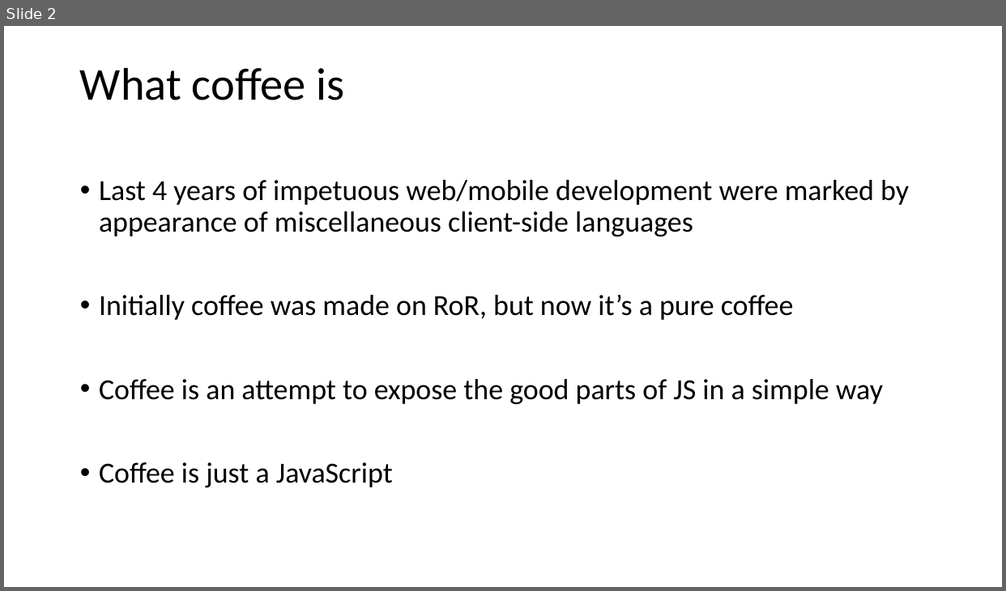
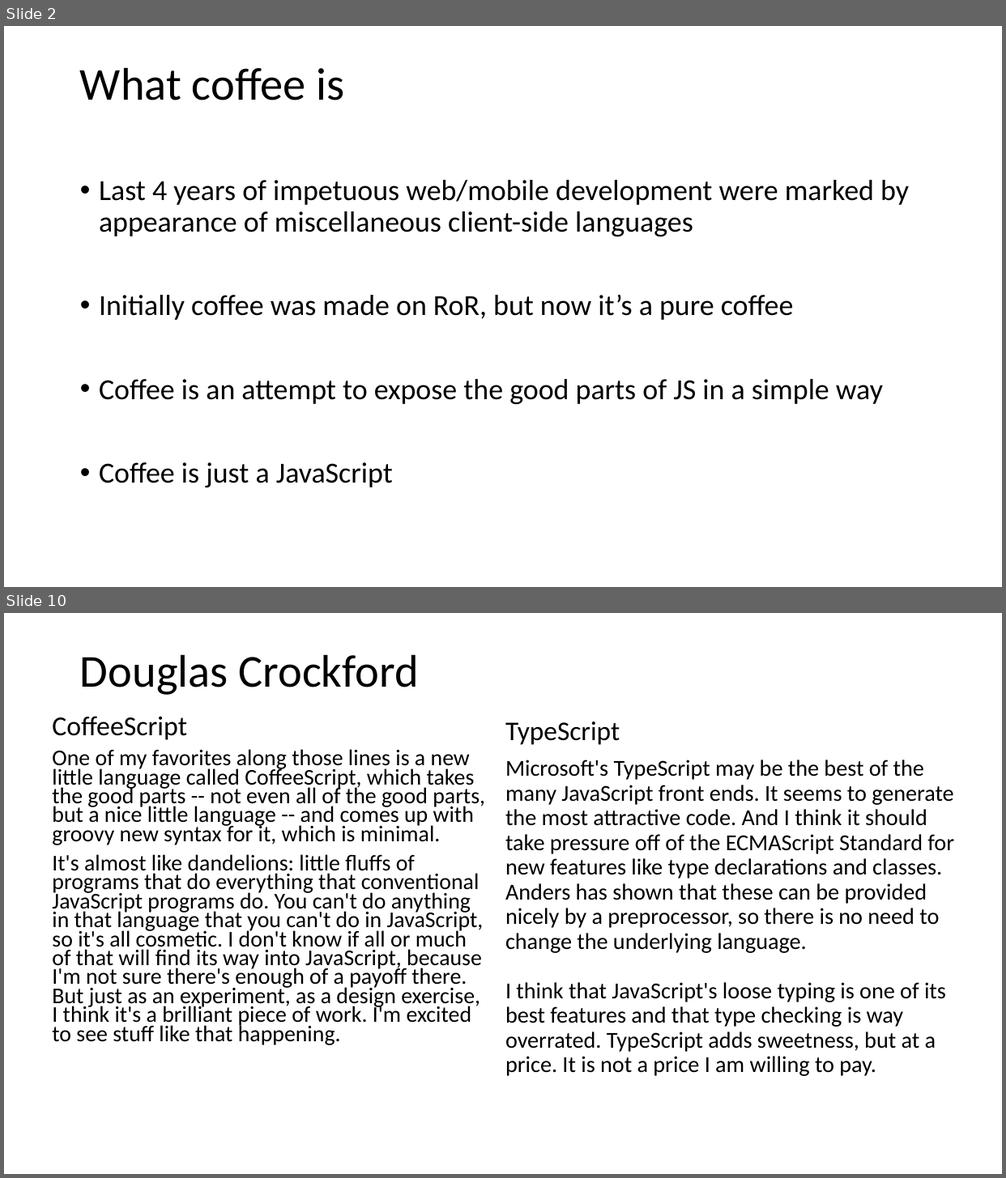
Before and after one commit to vba/presentations, a slide deck: coffeescript/coffeescript.pptx. Shown one above the other, each under a label of ours: slide 2 before the commit, slides 2 and 10 after it; the slides between them are not shown. The pictures are 1006x591 and 1006x1178 pixels, drawn with LibreOffice and Linux fonts; fonts in the diff are those of the drawing. Boxes give left, top, right and bottom in pixels: in the first picture for what was removed or moved away, otherwise in the second. Text is boxed around its words. In the diff, an @@ line names an element or a change of style, - is before the commit and + after.

Commit message:
[coffee] Finalizing a presentation file

```diff
--- a/coffeescript/coffeescript.pptx
+++ b/coffeescript/coffeescript.pptx
@@ slide 10 added at bbox=[4, 613, 1002, 1174], background #FFFFFF @@
@@ title added at bbox=[80, 654, 419, 695], 44 pt, text #000000 @@
+Douglas Crockford
@@ text added at bbox=[52, 716, 485, 1046], 21.7 pt, text #000000 @@
+CoffeeScript
+One of my favorites along those lines is a new little language called CoffeeScript, which takes the good parts -- not even all of the good parts, but a nice little language -- and comes up with groovy new syntax for it, which is minimal.
+It's almost like dandelions: little fluffs of programs that do everything that conventional JavaScript programs do. You can't do anything in that language that you can't do in JavaScript, so it's all cosmetic. I don't know if all or much of that will find its way into JavaScript, because I'm not sure there's enough of a payoff there. But just as an experiment, as a design exercise, I think it's a brilliant piece of work. I'm excited to see stuff like that happening.
@@ text added at bbox=[505, 722, 954, 1076], 22 pt, text #000000 @@
+TypeScript
+Microsoft's TypeScript may be the best of the many JavaScript front ends. It seems to generate the most attractive code. And I think it should take pressure off of the ECMAScript Standard for new features like type declarations and classes. Anders has shown that these can be provided nicely by a preprocessor, so there is no need to change the underlying language.
+I think that JavaScript's loose typing is one of its best features and that type checking is way overrated. TypeScript adds sweetness, but at a price. It is not a price I am willing to pay.
```
Also in this commit, not shown: 1 slide changed, 8 other slides added, 1 slide removed.
